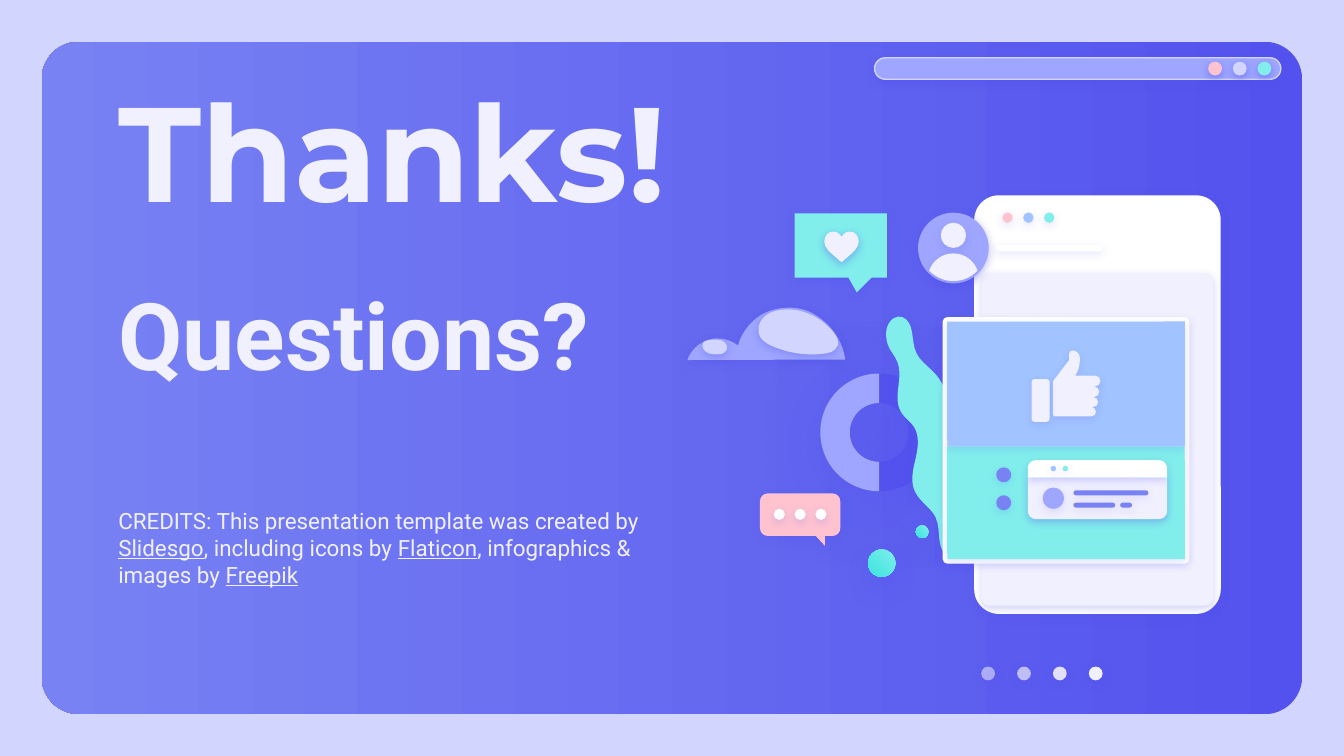
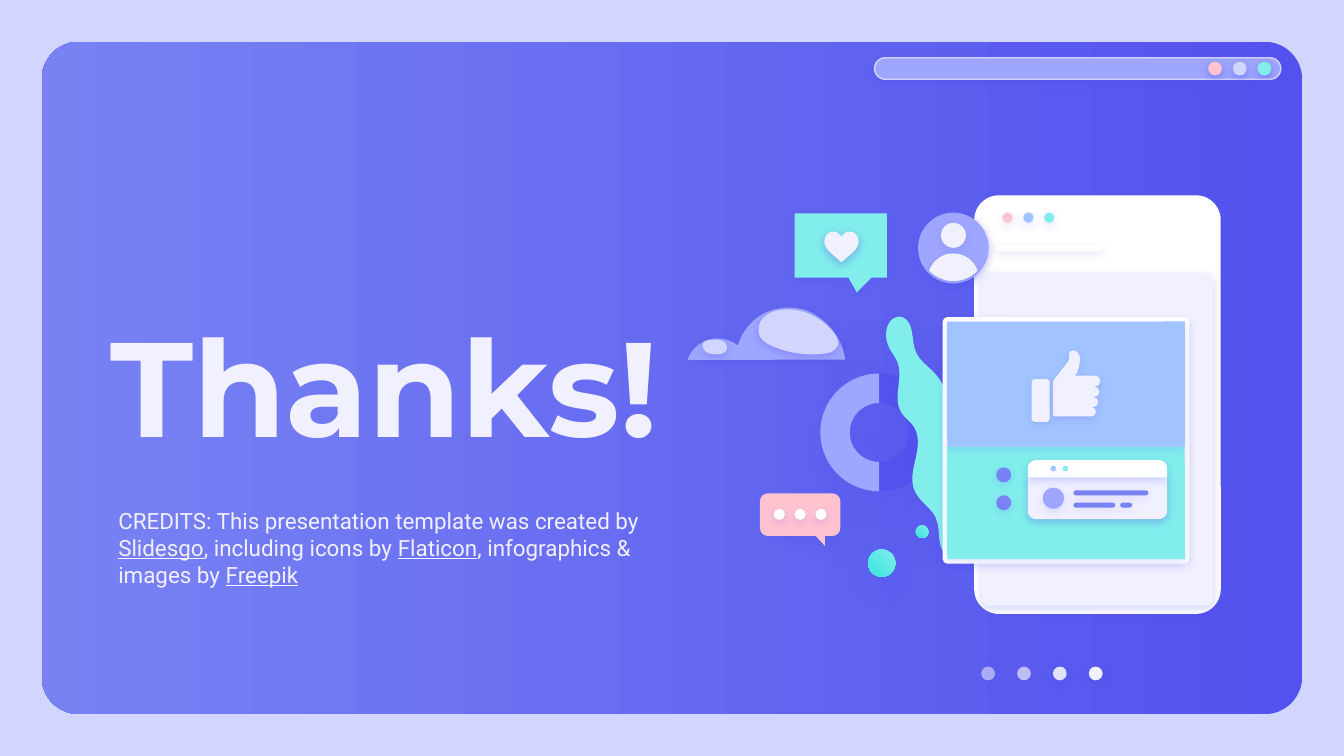
Before and after one commit to kszeto20/CyberFinalProject, a slide deck: slide 11 of Presentation/CyberXSSPresentation.pptx (slide 14 before the commit). Drawn at 1344x756 pixels with LibreOffice and Linux fonts; fonts in the diff are those of the drawing. Boxes give left, top, right and bottom in pixels: in the first picture for what was removed or moved away, otherwise in the second. Text is boxed around its words. In the diff, an @@ line names an element or a change of style, - is before the commit and + after.

```diff
--- a/Presentation/CyberXSSPresentation.pptx
+++ b/Presentation/CyberXSSPresentation.pptx
@@ title "Thanks!": place and size @@
-title "Thanks!" at (118, 102, 666, 203)
+title "Thanks!" at (110, 337, 658, 438)
@@ subtitle removed at (118, 301, 589, 382) @@
-Questions?
```
Also in this commit, not shown: 5 other slides changed, 3 slides added, 6 slides removed, 1 other file.
